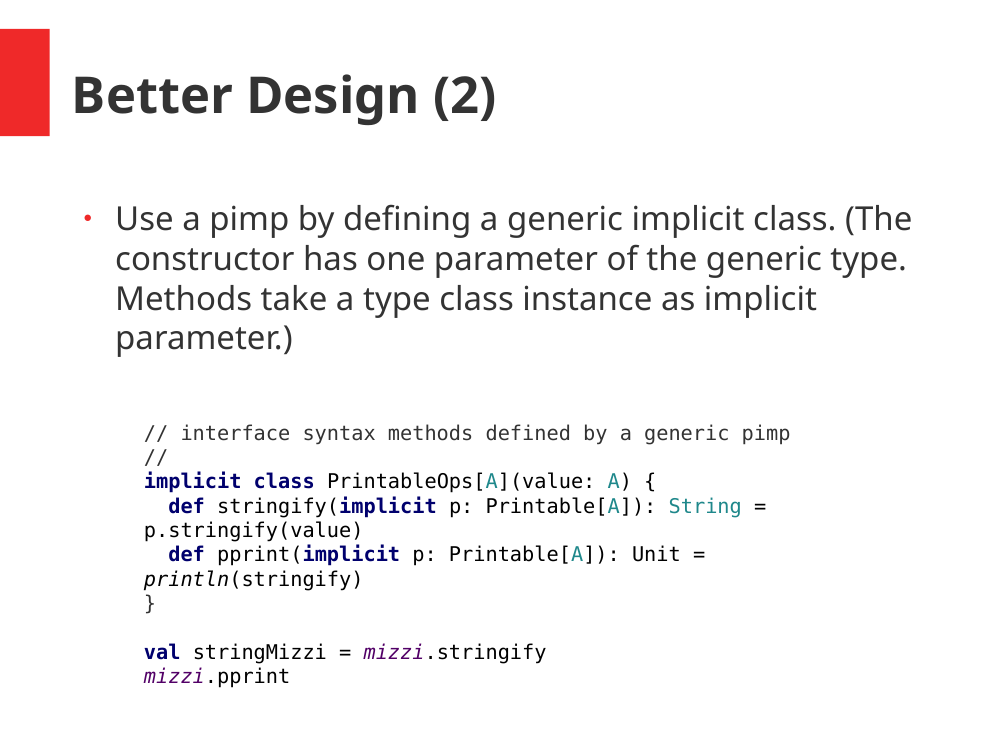
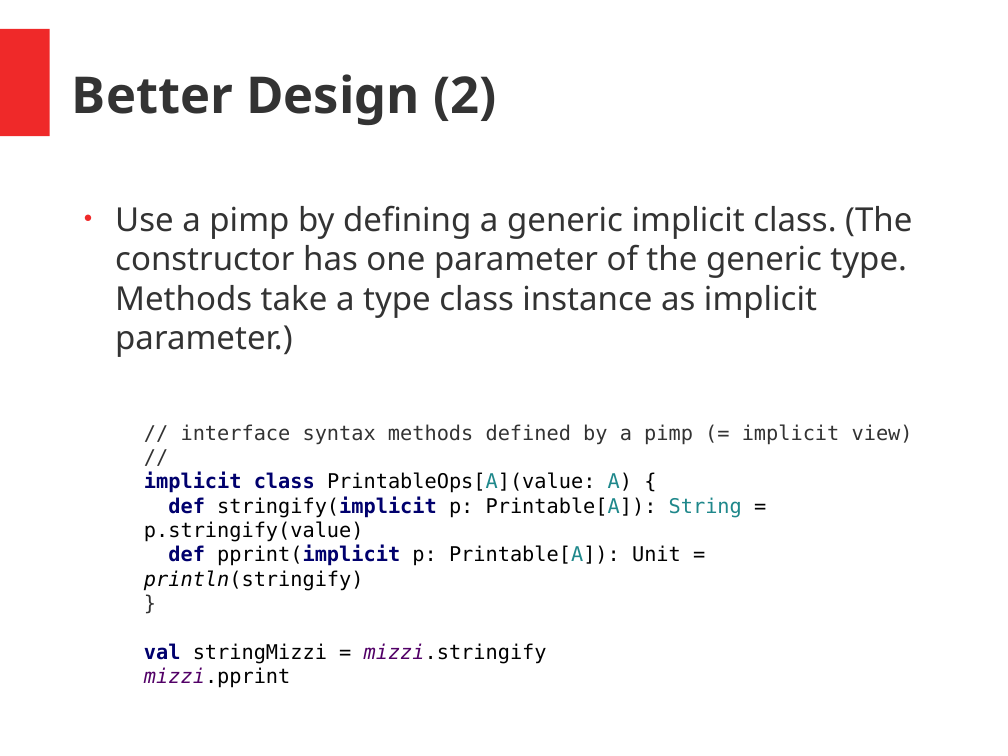
Before and after one commit to hermannhueck/typeclasses, a slide deck: slide 24 of Slides/TypeClasses.pptx (slide 23 before the commit). Drawn at 1008x756 pixels with LibreOffice and Linux fonts; fonts in the diff are those of the drawing. Boxes give left, top, right and bottom in pixels: in the first picture for what was removed or moved away, otherwise in the second. Text is boxed around its words. In the diff, an @@ line names an element or a change of style, - is before the commit and + after.

```diff
--- a/Slides/TypeClasses.pptx
+++ b/Slides/TypeClasses.pptx
@@ text at box(181, 424, 913, 445): text changed @@
-// interface syntax methods defined by a generic pimp
+// interface syntax methods defined by a pimp (= implicit view)
@@ text at box(144, 472, 742, 688): indent changed @@
```
Also in this commit, not shown: 9 other slides changed, 1 slide added, 1 other file.
